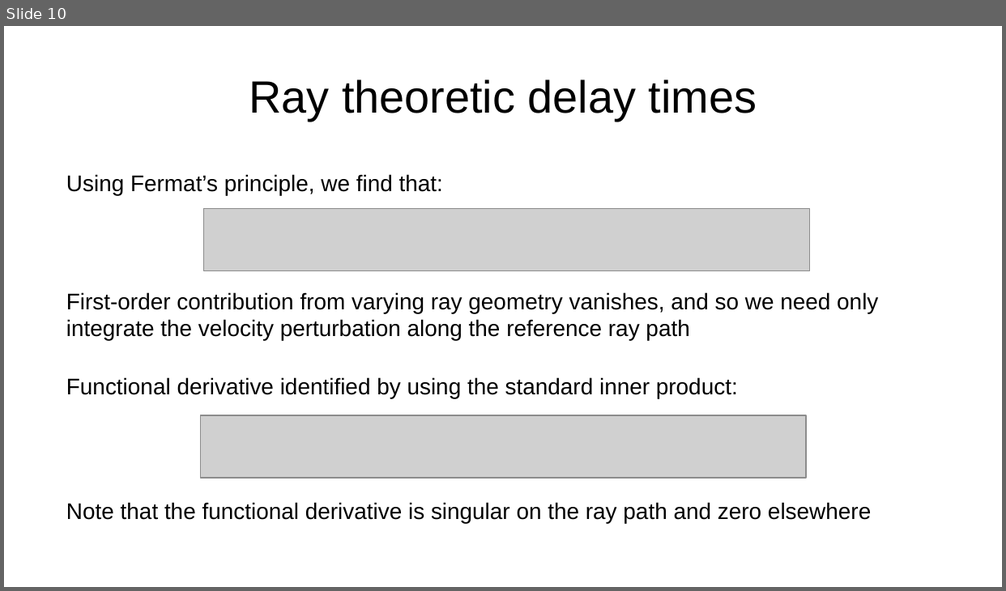
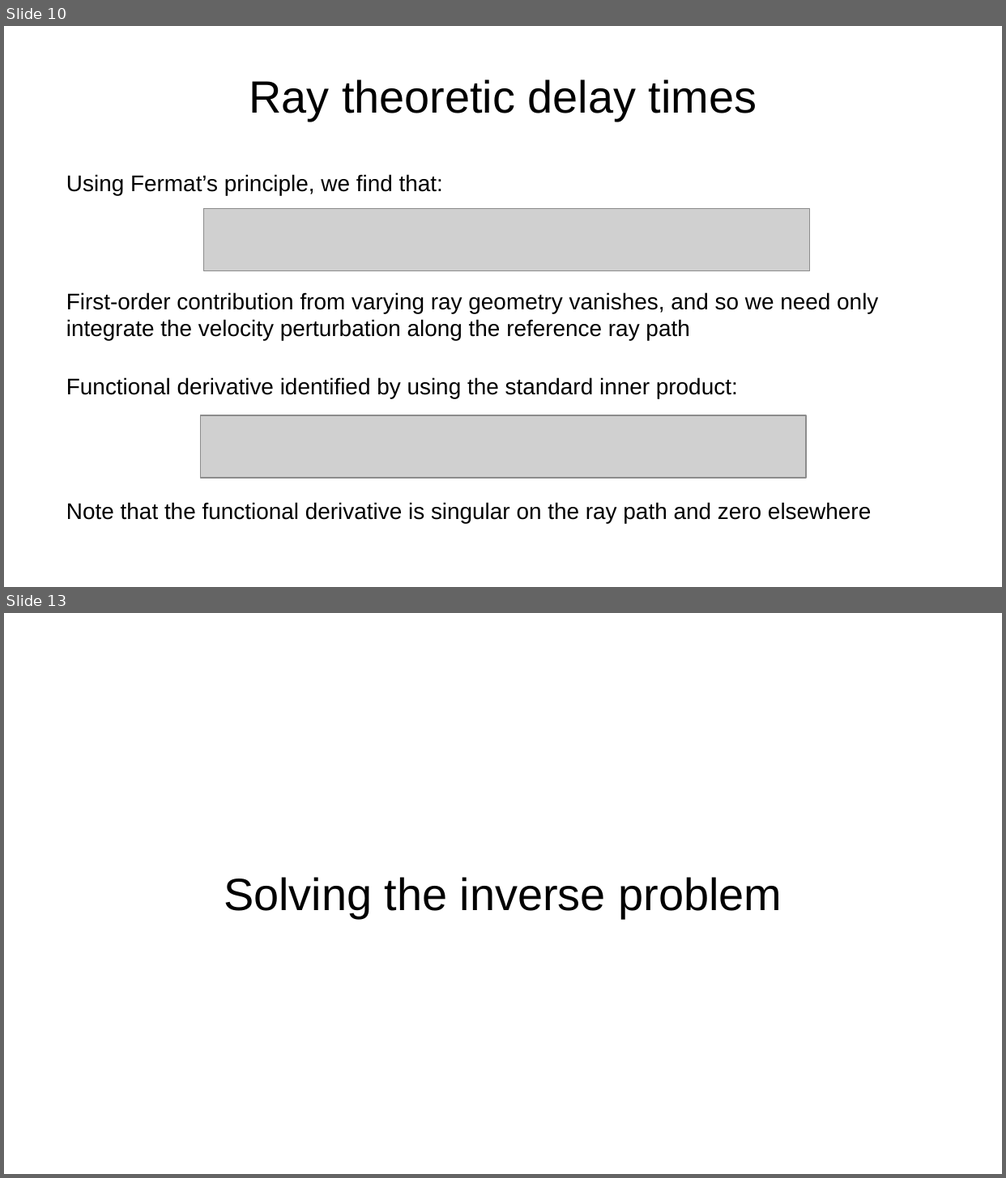
Before and after one commit to da380/PEPLectures, a slide deck: slides/slides7.odp. Shown one above the other, each under a label of ours: slide 10 before the commit, slides 10 and 13 after it; the slides between them are not shown. The pictures are 1006x591 and 1006x1178 pixels, drawn with LibreOffice and Linux fonts; fonts in the diff are those of the drawing; grey boxes stand for pictures. Boxes give left, top, right and bottom in pixels: in the first picture for what was removed or moved away, otherwise in the second. Text is boxed around its words. In the diff, an @@ line names an element or a change of style, - is before the commit and + after.

```diff
--- a/slides/slides7.odp
+++ b/slides/slides7.odp
@@ slide 13 added at (x1=4, y1=613, x2=1002, y2=1174), background #FFFFFF @@
@@ title added at (x1=224, y1=877, x2=782, y2=918), 36 pt, text #000000 @@
+Solving the inverse problem
```
Also in this commit, not shown: 1 slide changed, 18 other slides added, 3 other files.
